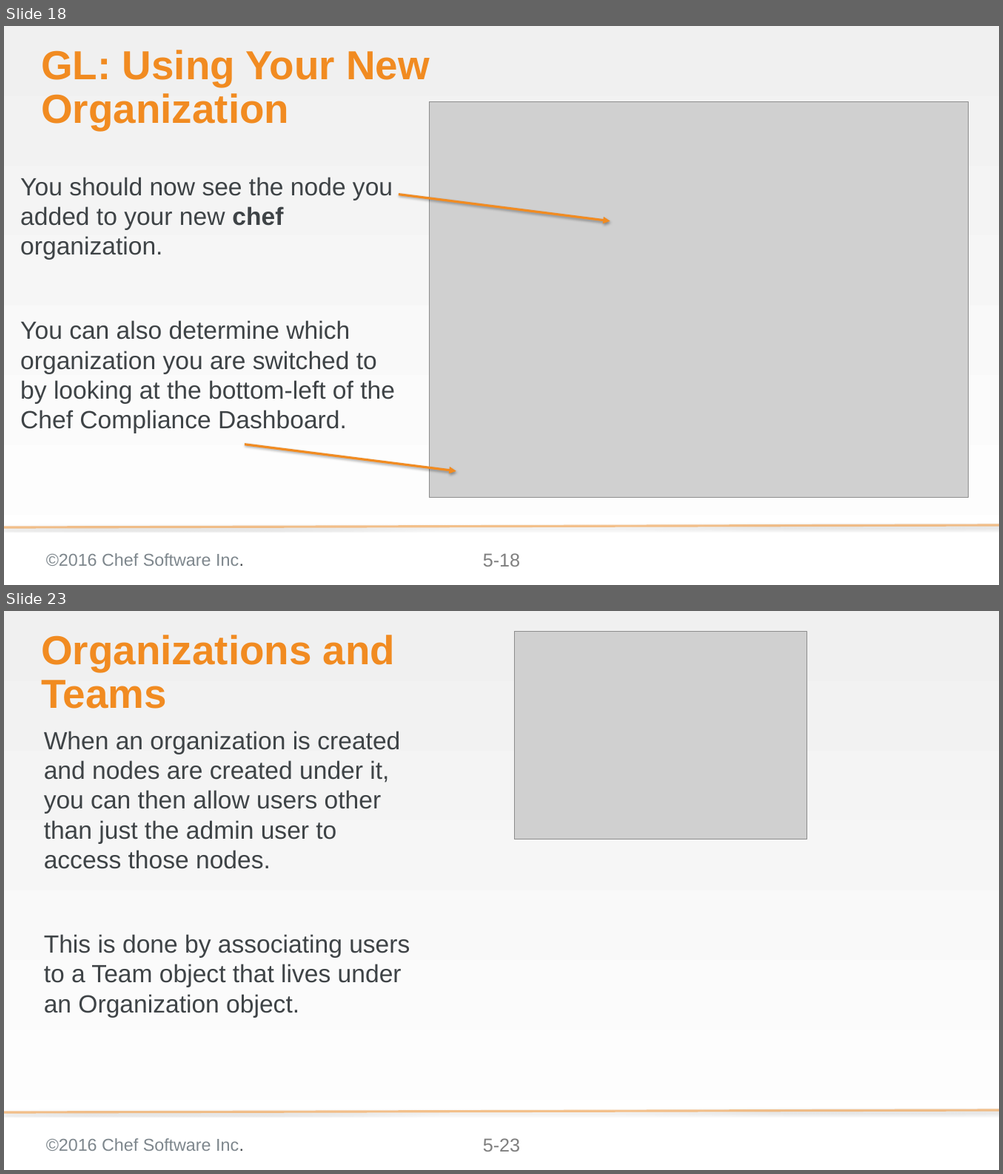
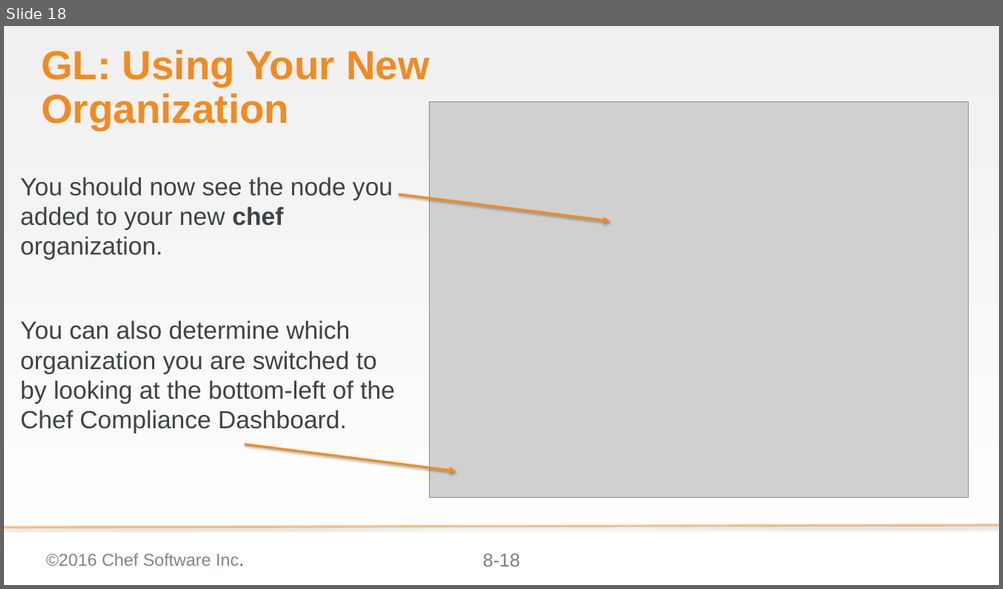
Before and after one commit to bchamby/chef-compliance-installation-configuration-operation, a slide deck: 08-permissions-orgs.pptx. Shown one above the other, each under a label of ours: slides 18 and 23 before the commit, slide 18 after it; the slides between them are not shown. The pictures are 1003x1174 and 1003x589 pixels, drawn with LibreOffice and Linux fonts; fonts in the diff are those of the drawing; grey boxes stand for pictures; background and template pictures are left out. Boxes give left, top, right and bottom in pixels: in the first picture for what was removed or moved away, otherwise in the second. Text is boxed around its words. In the diff, an @@ line names an element or a change of style, - is before the commit and + after.

```diff
--- a/08-permissions-orgs.pptx
+++ b/08-permissions-orgs.pptx
@@ slide 23 removed at [4,611,999,1170], background gradient #F0F0F0 to #FFFFFF; not listed: 3 template elements that a slide beside it also shows @@
@@ picture removed at [514,631,806,839] @@
@@ title removed at [41,635,395,709] @@
-Organizations and Teams
@@ text removed at [44,731,410,1018] @@
-When an organization is created and nodes are created under it, you can then allow users other than just the admin user to access those nodes.
-This is done by associating users to a Team object that lives under an Organization object.
@@ page number at [483,554,520,567]: text changed @@
-5-18
+8-18
```
Also in this commit, not shown: 9 slides changed, 6 slides added, 17 other slides removed.
